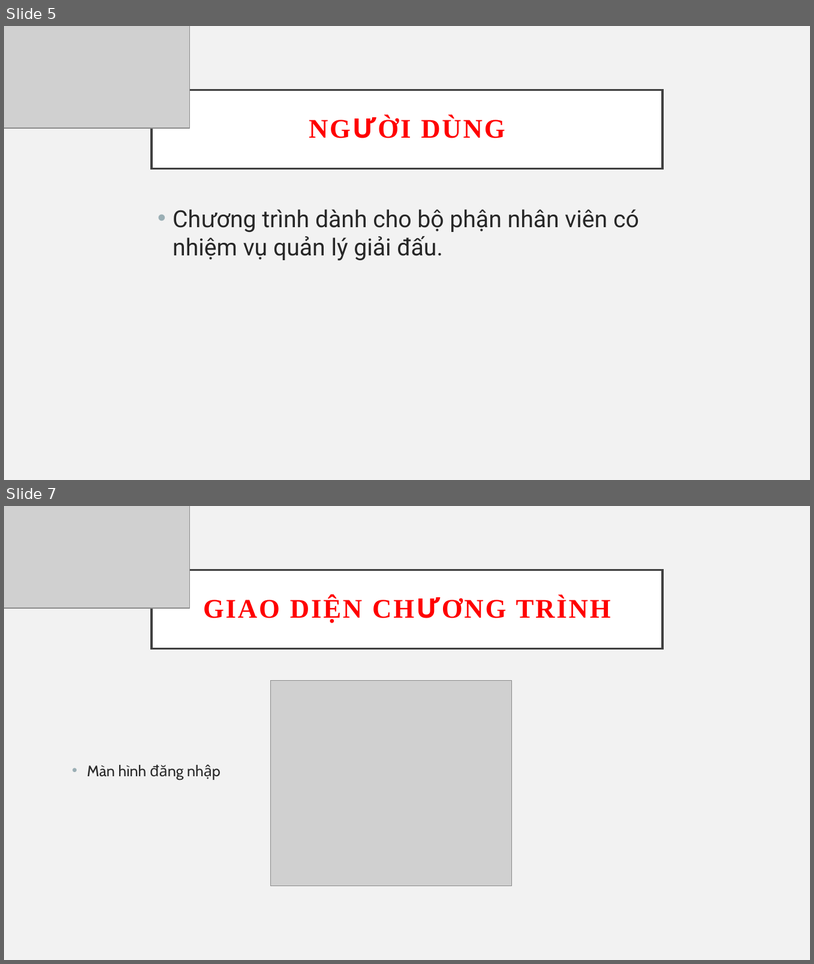
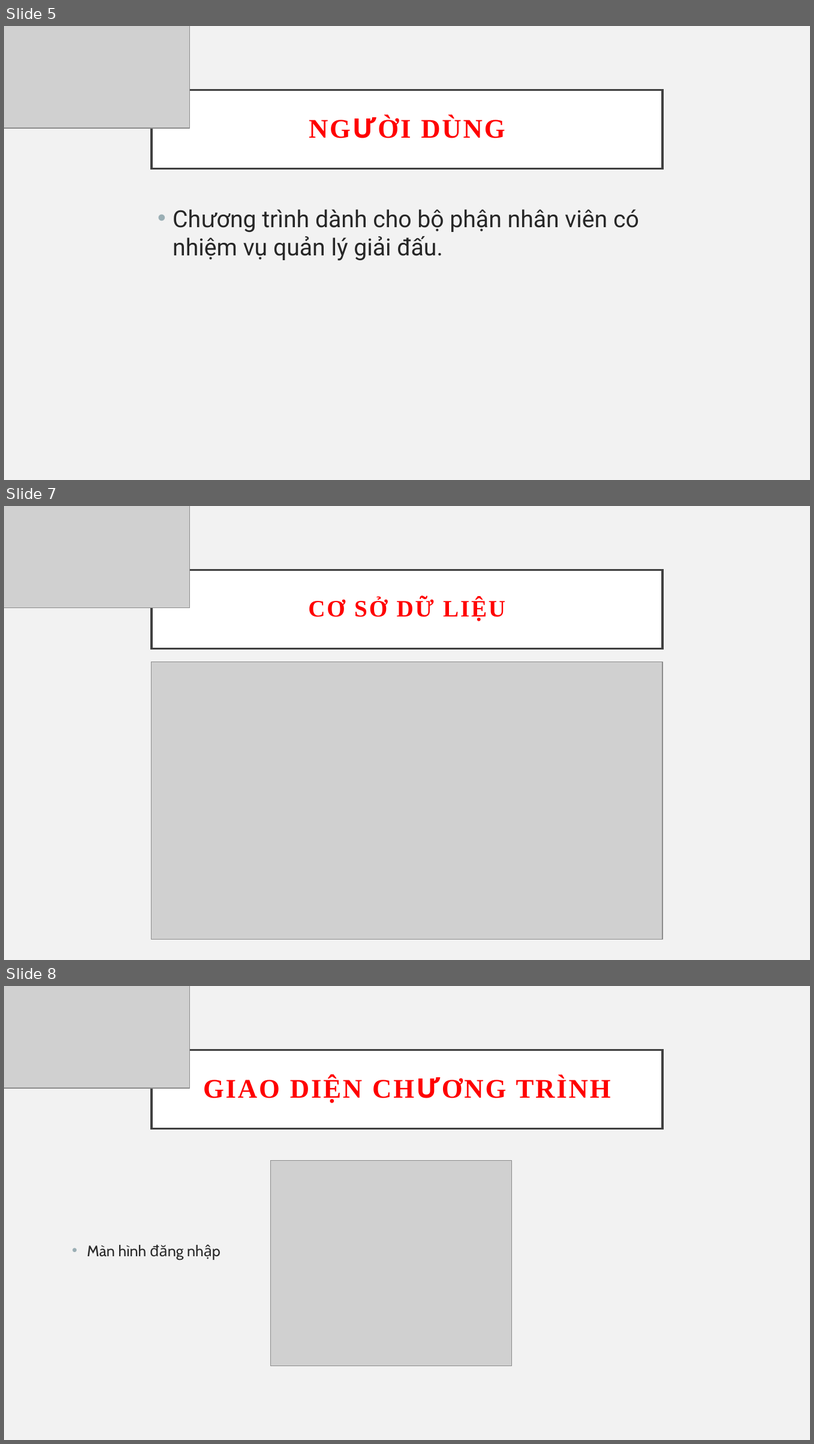
Before and after one commit to vominhluan0406/Quan-ly-bong-da, a slide deck: Báo_cáo.pptx. Shown one above the other, each under a label of ours: slides 5 and 7 before the commit, slides 5, 7 and 8 after it; the slides between them are not shown. The pictures are 814x964 and 814x1444 pixels, drawn with LibreOffice and Linux fonts; fonts in the diff are those of the drawing; grey boxes stand for pictures. Boxes give left, top, right and bottom in pixels: in the first picture for what was removed or moved away, otherwise in the second. Text is boxed around its words. In the diff, an @@ line names an element or a change of style, - is before the commit and + after.

Commit message:
Update ppt

```diff
--- a/Báo_cáo.pptx
+++ b/Báo_cáo.pptx
@@ slide 7 added at [4, 506, 810, 960], background #F2F2F2 @@
@@ picture added at [4, 506, 190, 607] @@
@@ title added at [152, 570, 663, 648], fill #FFFFFF, outline #404040 2.5 pt, 28 pt, text #FF0000, bold @@
+CƠ SỞ DỮ LIỆU
@@ picture added at [152, 661, 663, 939] @@
@@ what was slide 7 is now slide 8 @@
```
Also in this commit, not shown: 3 slides changed, 26 other files.
